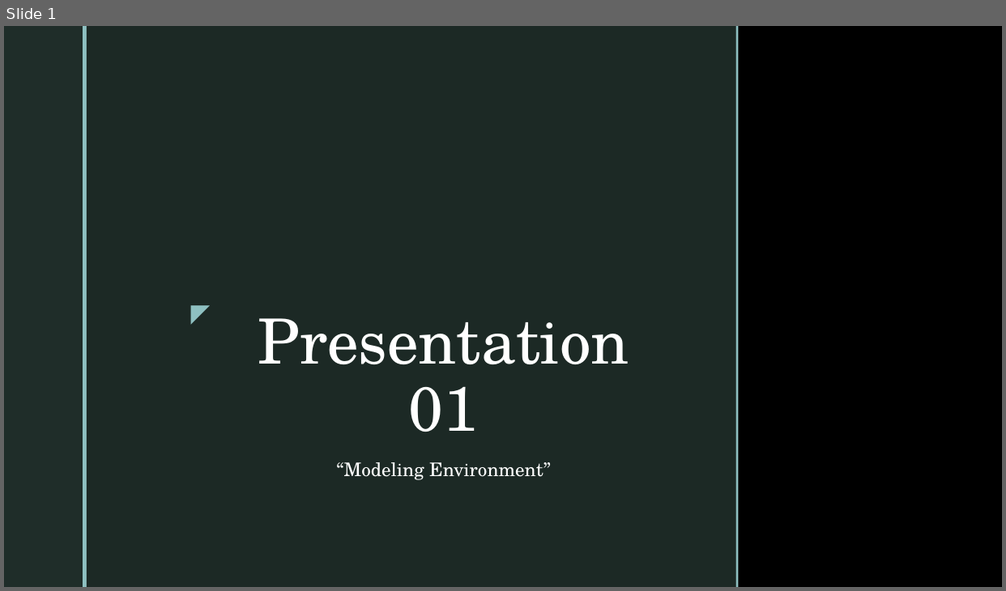
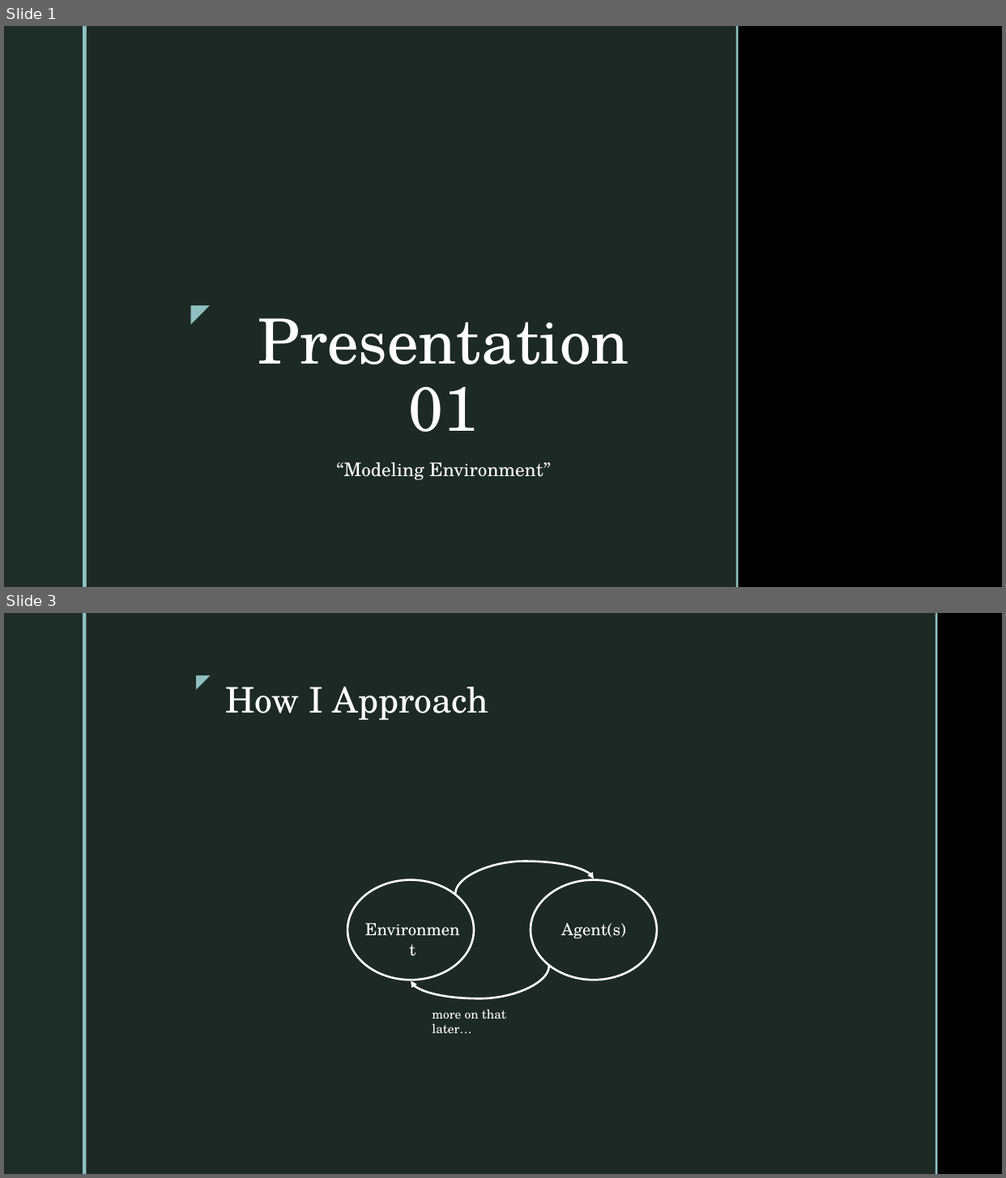
Before and after one commit to cmudrc/pied-piper, a slide deck: Other/Presentation/Presentation 01.pptx. Shown one above the other, each under a label of ours: slide 1 before the commit, slides 1 and 3 after it; the slides between them are not shown. The pictures are 1006x591 and 1006x1178 pixels, drawn with LibreOffice and Linux fonts; fonts in the diff are those of the drawing; background and template pictures are left out. Boxes give left, top, right and bottom in pixels: in the first picture for what was removed or moved away, otherwise in the second. Text is boxed around its words. In the diff, an @@ line names an element or a change of style, - is before the commit and + after.

```diff
--- a/Other/Presentation/Presentation 01.pptx
+++ b/Other/Presentation/Presentation 01.pptx
@@ slide 3 added at [4,613,1002,1174], background picture (left out); not listed: 2 template elements that a slide beside it also shows @@
@@ rectangle added at [87,613,936,1174], fill #1F2D29 at 92% opacity @@
@@ rectangle added at [936,613,938,1174], fill #8EC0C1 @@
@@ text added at [184,666,217,696], 18 pt, text #8EC0C1 @@
+◤
@@ title added at [225,687,488,720], 34 pt, text #FFFFFF @@
+How I Approach
@@ curved arrow added from (455, 894) to (594, 879), #FFFFFF 2 pt @@
@@ ellipse added at [347,880,474,981], outline #FFFFFF 2 pt @@
@@ ellipse added at [530,880,657,981], outline #FFFFFF 2 pt @@
@@ text added at [362,916,463,973], 16 pt, text #FFFFFF @@
+Environment
@@ text added at [561,923,626,939], 16 pt, text #FFFFFF @@
+Agent(s)
@@ curved arrow added from (549, 966) to (411, 982), #FFFFFF 2 pt @@
@@ text added at [432,1009,506,1033], 12 pt, text #FFFFFF @@
+more on that later…
```
Also in this commit, not shown: 9 other slides added, 1 slide removed, 4 other files.
